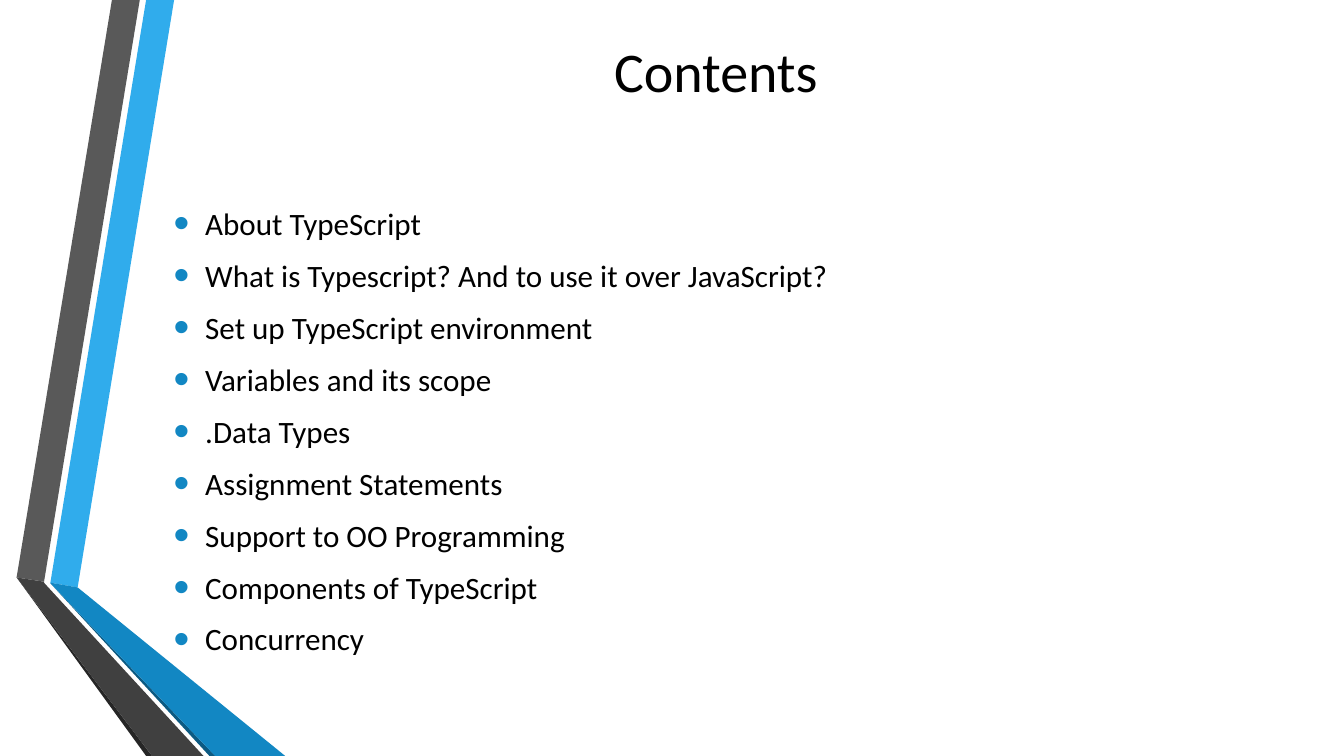
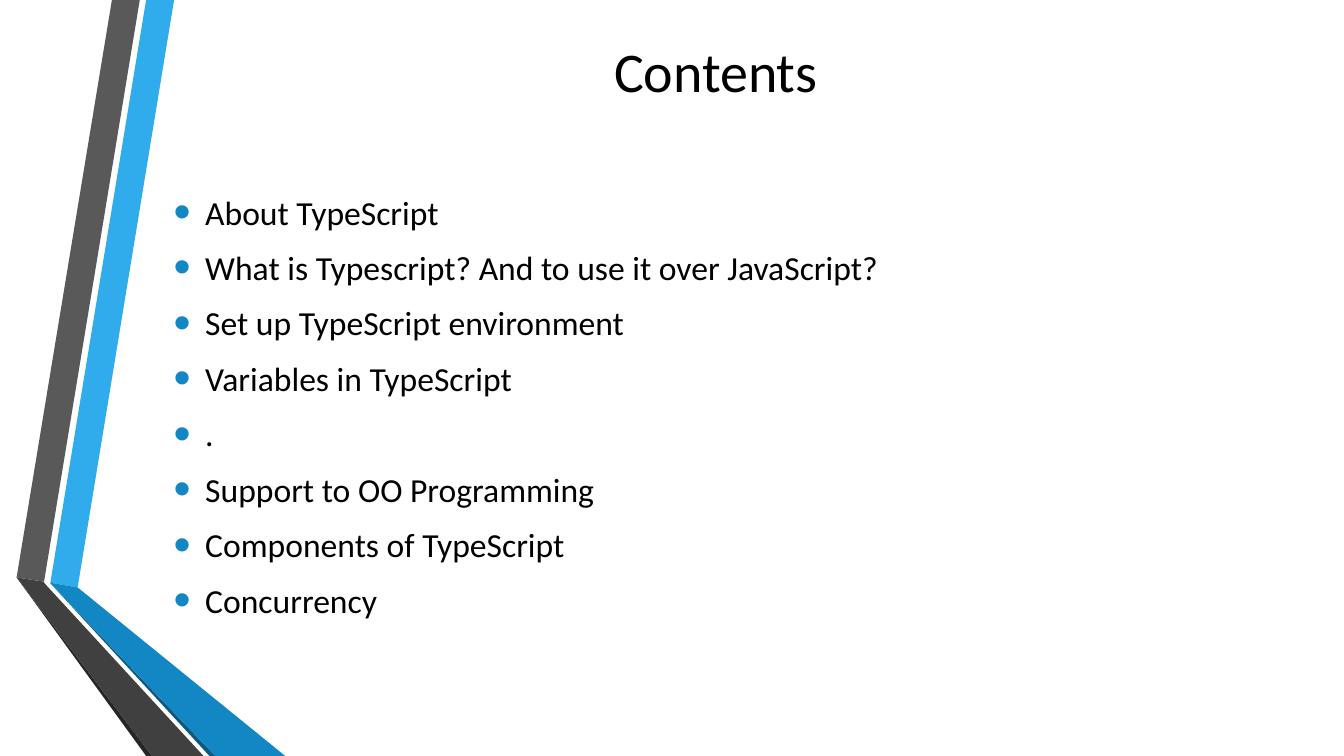
Before and after one commit to kalyank12/SoftwareParadigms, a slide deck: slide 2 of PPT/Group02-Component1.pptx. Drawn at 1344x756 pixels with LibreOffice and Linux fonts; fonts in the diff are those of the drawing; background and template pictures are left out. Boxes give left, top, right and bottom in pixels: in the first picture for what was removed or moved away, otherwise in the second. Text is boxed around its words. In the diff, an @@ line names an element or a change of style, - is before the commit and + after.

```diff
--- a/PPT/Group02-Component1.pptx
+++ b/PPT/Group02-Component1.pptx
@@ text "About TypeScript": place and size @@
-text "About TypeScript" at box(205, 265, 827, 655)
+text "About TypeScript" at box(205, 256, 877, 619)
@@ text at box(205, 256, 877, 619): size 22.2 to 24 pt in "About TypeScript", "What is Typescript? And to use it ...", "Set up TypeScript environment", "Support to OO Programming" and 2 more places @@
@@ text at box(205, 367, 512, 397): text changed; size 22.2 to 24 pt @@
-• Variables and its scope
-• .Data Types
-• Assignment Statements
+• Variables in TypeScript
+• .
```
Also in this commit, not shown: 2 other slides changed, 7 slides added.
